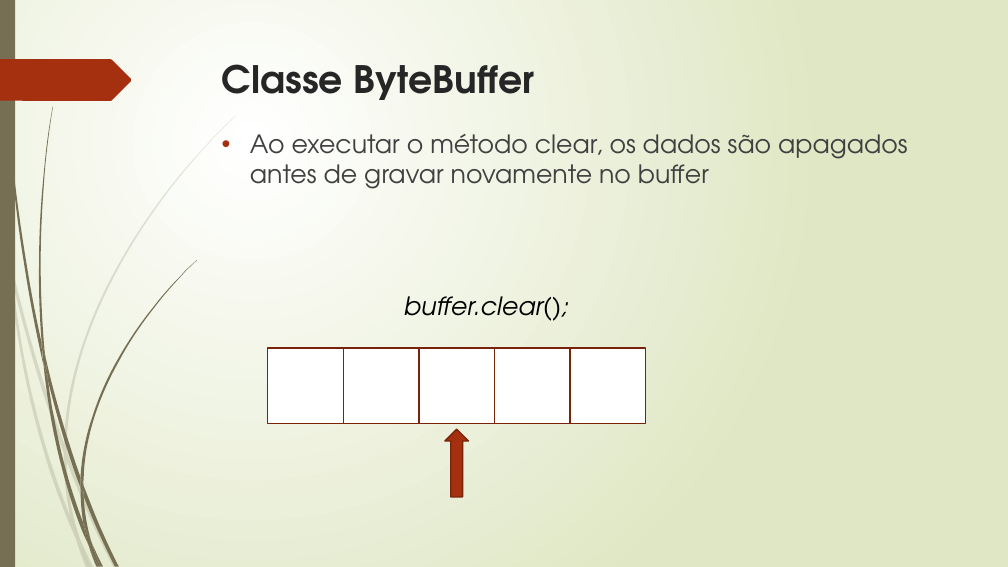
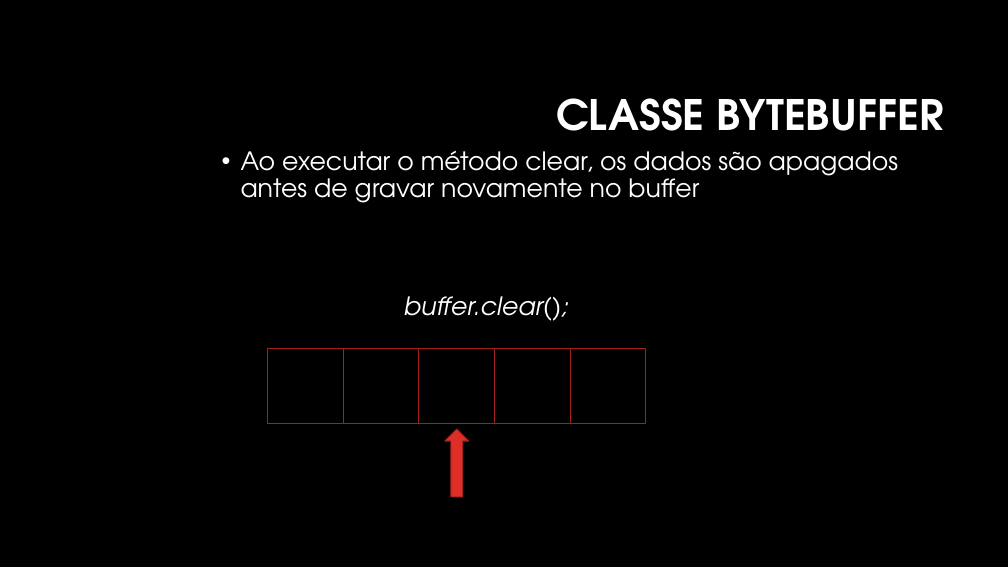
Before and after one commit to manoelcampos/sistemas-distribuidos, a slide deck: slide 14 of projects/03-non-blocking-chat-socketchannel-nio2/chat-non-blocking.pptx. Drawn at 1008x567 pixels with LibreOffice and Linux fonts; fonts in the diff are those of the drawing; background and template pictures are left out. Boxes give left, top, right and bottom in pixels: in the first picture for what was removed or moved away, otherwise in the second. Text is boxed around its words. In the diff, an @@ line names an element or a change of style, - is before the commit and + after.

```diff
--- a/projects/03-non-blocking-chat-socketchannel-nio2/chat-non-blocking.pptx
+++ b/projects/03-non-blocking-chat-socketchannel-nio2/chat-non-blocking.pptx
@@ background gradient #FFFFFF to #DFE8C4 to #000000 @@
@@ rectangle removed at (x1=0, y1=0, x2=15, y2=567) @@
@@ freeform shape removed at (x1=0, y1=59, x2=132, y2=101) @@
@@ title "CLASSE BYTEBUFFER" at (x1=556, y1=98, x2=943, y2=131): vertical alignment top to middle @@
@@ title at (x1=556, y1=98, x2=943, y2=131): text changed; size 36 to 40 pt; text colour #262626 to #FFFFFF @@
-Classe ByteBuffer
+CLASSE BYTEBUFFER
@@ text "Ao executar o método clear, ..." moved from (x1=250, y1=134, x2=907, y2=189) to (x1=241, y1=151, x2=898, y2=203) @@
@@ text "Ao executar o método clear, ..." at (x1=241, y1=151, x2=898, y2=203): text colour #404040 to #FFFFFF; indent changed; line spacing 1 to 0.9 @@
@@ text "buffer.clear();" at (x1=404, y1=296, x2=569, y2=321): text colour #000000 to #FFFFFF @@
@@ fill #FFFFFF to #000000; outline #7A240C 1.25 pt to #A5221E 1 pt in 5 elements at (x1=268, y1=348, x2=343, y2=423), (x1=343, y1=348, x2=419, y2=423), (x1=419, y1=348, x2=495, y2=423), (x1=495, y1=348, x2=570, y2=423), (x1=570, y1=348, x2=646, y2=423) @@
@@ right arrow at (x1=445, y1=429, x2=468, y2=497): fill #A53010 to #DF2E28; outline #7A240C 1.25 pt to #A5221E 1 pt @@
@@ group removed at (x1=0, y1=116, x2=236, y2=567): 10 freeform shapes @@
@@ group removed at (x1=2, y1=0, x2=197, y2=567): 12 freeform shapes @@
```
Also in this commit, not shown: 14 other slides changed, 2 other files.
